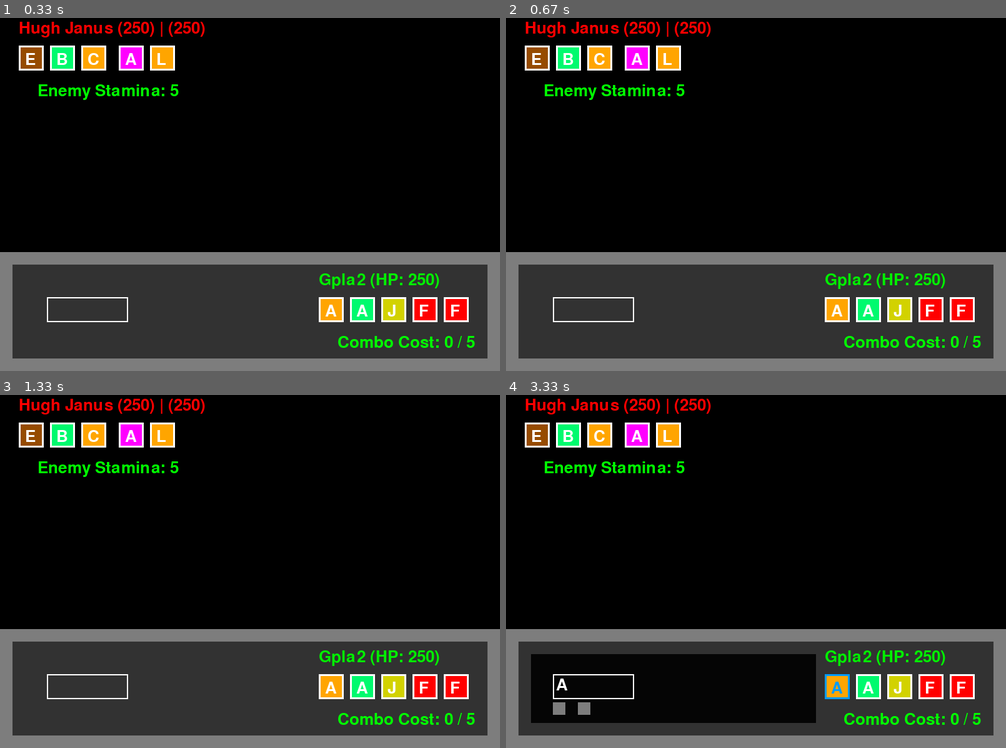
Above: before the commit, frames 1-4 (two rows, left to right).
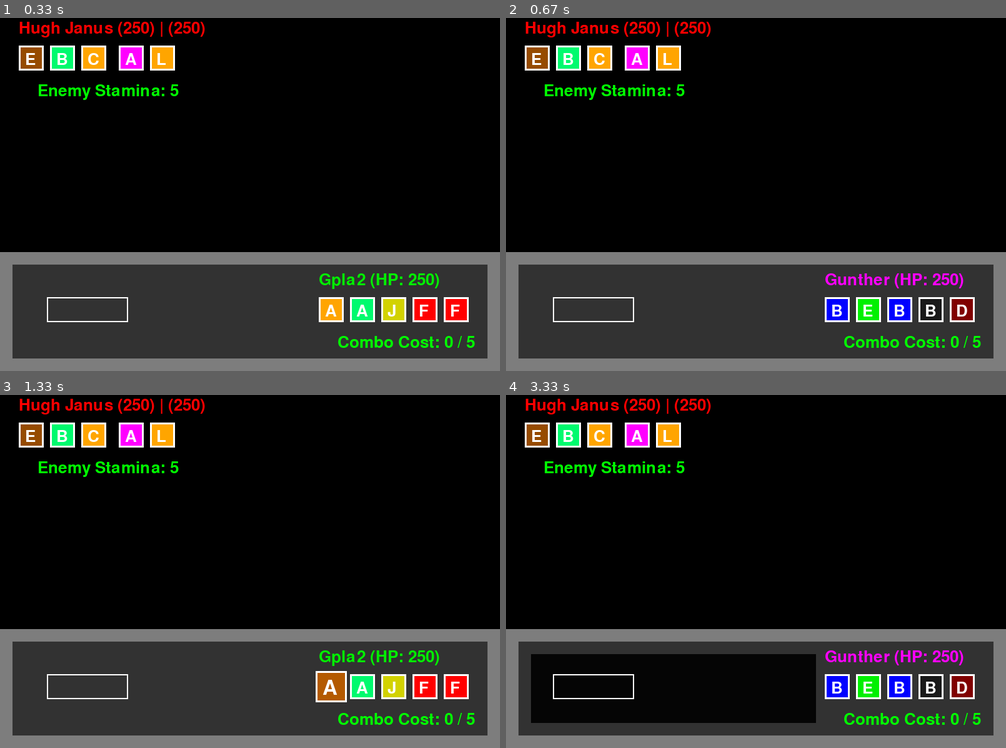
Above: after the commit, the same moments.

Repository: LWhite200/pygames
Game: pygame game, started from WordBound/WordBound.py
Two runs of this game, one before a commit and one after it. Both use one fixed random seed, a clock stepped at 60 frames per second and the inputs below.
Inputs (mouse positions are in pixels of both pictures, inside the frame that each line leads up to):
- Up to frame 1 (0.33 s): no input
- Up to frame 2 (0.67 s): tap Shift at 0.33 s
- Up to frame 3 (1.33 s): click "B" at 0.72 s; tap Shift at 1.07 s
- Up to frame 4 (3.33 s): tap Shift at 1.37, 2.23, 3.23 s; tap Enter at 1.5, 2.83 s; click (576, 550) at 1.88 s; click "A" at 2.55 s

Frame 1 is identical in both runs. In frame 2, 1.8% of the frame differs, in the area x 63-94%, y 72-86%; in frame 3, 0.5%; in frame 4, 2.2%, in the area x 9-94%, y 72-91%.

Commit message:
Add files via upload

Diff:
--- a/WordBound/WordBound.py
+++ b/WordBound/WordBound.py
@@ -350,8 +350,13 @@
     person = player1 if isPlayer else enemy
     person2 = player2 if isPlayer else enemy2
 
+    for let in person.lets[:]:
+        person.lets.remove(let)
+
     # Store combined stats before switching
     if person2:
+        for let in person2.lets[:]:
+            person2.lets.remove(let)
         team[0].curHP = person.curHP + person2.curHP
         team[0].comboStamina = person.comboStamina + person2.comboStamina
 
@@ -365,6 +370,9 @@
         enemy = team[0]
         enemy2 = None
 
+# make buttons for splitting, switching, retreat?
+# screen to see your team
+
 def main():
     global curDialog, SSC, player1, player2, enemy, enemy2
     loadTeams()
@@ -375,6 +383,8 @@
     playerSplit = False
     sideSelect = False
     haveWinner = False
+    switchPla = False
+    switchPlaNum = 1
     while running:
         screen.fill(BLACK)
 
@@ -390,6 +400,10 @@
                         curDialog.pop(0)
                         if curDialog:
                             curDialog.pop(0)
+
+                    elif switchPla:
+                        switch(True, switchPlaNum)
+
 
                     # ----------------------------------------------------------
                     # When Multiple Enemies, select which side to attack [button on click ]
@@ -494,6 +508,11 @@
                     curDialog.append("Player Split their words")
                     curDialog.append("Now You Can make 2 words")
 
+                if event.key == pygame.K_LSHIFT or event.key == pygame.K_RSHIFT :
+                    # player1.lets.remove(letter)--------------the player stores the currently selected letters
+                    print("shift pressed debug button")
+                    switch(True, 1)
+
                 # [SPACE]
                 if event.key == pygame.K_RETURN or event.key == pygame.K_SPACE:
 
